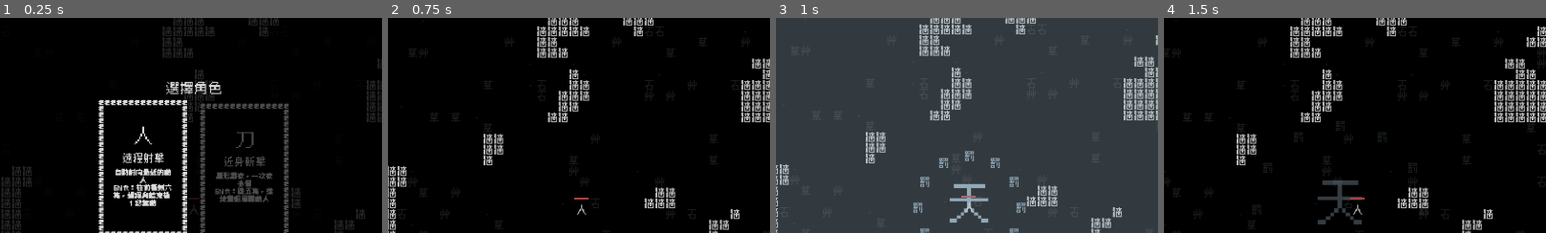
Above: before the commit, frames 1-4 (left to right).
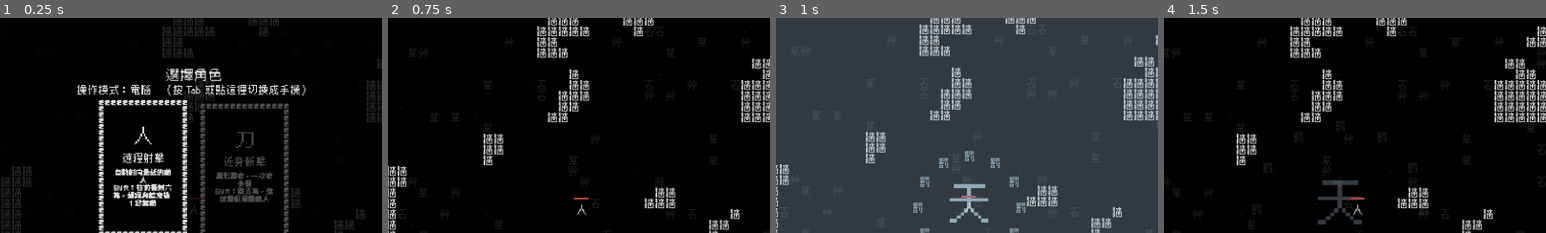
Above: after the commit, the same moments.

Repository: Scottcw1006/text-survivors
Game: Godot game, scene res://main.tscn
The game is run twice, just before and just after one commit, with the same random seed, the same clock (stepped at 60 frames per second) and the same inputs.
Inputs (mouse positions are % of the whole screen's width and height, from its top left):
- Up to frame 1 (0.25 s): no input
- Up to frame 2 (0.75 s): tap Enter at 0.5 s; move the mouse to (72, 45) at 0.52 s; hold Right (move_right) from 0.53 s (still down); tap Space (confirm) at 0.6 s
- Up to frame 3 (1 s): keep holding Right (move_right); click (72, 45) at 0.8 s
- Up to frame 4 (1.5 s): release Right (move_right) at 1.25 s; drag from (30, 55) to (45, 70) at 1.27 s
The pictures show only the part of the screen within x 25-75%, y 6-56%; the shares and areas given below are measured in that part.

The runs differ from the first frame. In frame 1, 2.5% of the frame differs, in the area x 20-80%, y 23-37%; in frame 2, nothing differs; in frame 3, nothing differs; in frame 4, nothing differs.

Commit message:
手機版操作：虛擬搖桿、技/天按鍵、點卡片，選角可切換手機/電腦模式
Co-Authored-By: Claude Opus 5.5 <noreply@anthropic.com>

Diff:
--- a/cards.gd
+++ b/cards.gd
@@ -29,6 +29,8 @@
 var cards: Array = []              # [{icon, name, sub, desc}]，sub 可以是空字串
 var cursor := 0
 var tips: Array = []               # [{name, key, desc}]，選角時才有
+var card_rects: Array[Rect2] = []  # 每張卡片畫在哪（手機點卡片用）
+var subtitle_rect := Rect2()       # 標題下那行小字的範圍（選角時點它切換操作模式）
 
 
 func show_cards(t: String, c: Array, selected: int, h: String, sub_title := "", tip_cards := []) -> void:
@@ -61,9 +63,13 @@
 	if subtitle != "":
 		_text(title, Vector2(size.x / 2.0, y0 - 100.0), 44, COLOR_ON)
 		_text(subtitle, Vector2(size.x / 2.0, y0 - 48.0), 33, COLOR_ON)
+		var sw := font.get_string_size(subtitle, HORIZONTAL_ALIGNMENT_LEFT, -1, 33).x
+		subtitle_rect = Rect2(size.x / 2.0 - sw / 2.0 - 20.0, y0 - 48.0 - 30.0, sw + 40.0, 60.0)
 	else:
+		subtitle_rect = Rect2()
 		_text(title, Vector2(size.x / 2.0, y0 - 56.0), 44, COLOR_ON)
 
+	card_rects.clear()
 	for i in n:
 		var on := cursor < 0 or i == cursor
 		var color := COLOR_ON if on else COLOR_OFF
@@ -74,6 +80,7 @@
 		var origin := Vector2(x0 + (i % per_row) * (card_w + GAP), y0 + row * (card_h + GAP) - (LIFT if lifted else 0.0))
 		var mid := origin.x + card_w / 2.0
 
+		card_rects.append(Rect2(origin, Vector2(card_w, card_h)))
 		# 卡片底色塗黑，後面的牆才不會透出來
 		draw_rect(Rect2(origin, Vector2(card_w, card_h)), Color.BLACK)
 
@@ -109,6 +116,14 @@
 	_text(hint, Vector2(size.x / 2.0, y0 + total_h + 50.0), 33, COLOR_ON)
 
 
+## 點到第幾張卡片，沒點到回傳 -1
+func card_at(pos: Vector2) -> int:
+	for i in card_rects.size():
+		if card_rects[i].grow(LIFT).has_point(pos):
+			return i
+	return -1
+
+
 ## 用一圈「框」字畫出 cols × rows 的外框
 func _frame(origin: Vector2, cols: int, rows: int, color: Color) -> void:
 	for cx in cols:
--- a/main.gd
+++ b/main.gd
@@ -267,6 +267,7 @@
 
 
 static var last_character := 0      # 重開時記得上次選的角色
+static var touch_mode := -1          # 操作模式：-1 還沒決定（開局自動偵測）、0 電腦、1 手機
 
 var state := State.SELECT
 var character := 0
@@ -354,6 +355,9 @@
 var menu: Control                  # 選角 / 升級 / 結束畫面共用
 var menu_label: Label
 var level_cards: UpgradeCards       # 升級卡片畫面
+var touch: TouchControls            # 手機觸控（虛擬搖桿、技/天按鍵）
+var is_touch := false               # 有觸控螢幕就開手機操作
+var rotate_hint: ColorRect          # 手機直拿時的「請轉橫」提示
 
 
 func _ready() -> void:
@@ -482,6 +486,7 @@
 		"move_down": [KEY_DOWN, KEY_S],
 		"skill": [KEY_SHIFT],
 		"confirm": [KEY_SPACE, KEY_ENTER, KEY_KP_ENTER],  # 選單確定：Space 左手就按得到，Enter 也可以
+		"toggle_mode": [KEY_TAB],    # 選角畫面切換手機／電腦操作
 	}
 	for action: String in keys:
 		if InputMap.has_action(action):
@@ -501,6 +506,8 @@
 # ---------- 選角 ----------
 
 func _process_select() -> void:
+	if Input.is_action_just_pressed("toggle_mode"):
+		toggle_touch_mode()
 	var step := 0
 	if Input.is_action_just_pressed("move_left"):
 		step = -1
@@ -523,9 +530,23 @@
 func _show_select() -> void:
 	var cards := []
 	for c: Dictionary in CHARACTERS:
-		cards.append({"icon": c.glyph, "name": c.name, "sub": "", "desc": c.desc})
-	level_cards.show_cards("選擇角色", cards, character, "A D / ←→ 選擇　Space / Enter 開始", "", TUTORIAL_TIPS)
-
+		var desc: String = c.desc.replace("Shift", "技") if is_touch else c.desc
+		cards.append({"icon": c.glyph, "name": c.name, "sub": "", "desc": desc})
+	if is_touch:
+		level_cards.show_cards("選擇角色", cards, character, "點卡片選擇，再點一次開始",
+				"操作模式：手機　（點這裡切換成電腦）", TUTORIAL_TIPS_TOUCH)
+	else:
+		level_cards.show_cards("選擇角色", cards, character, "A D / ←→ 選擇　Space / Enter 開始",
+				"操作模式：電腦　（按 Tab 或點這裡切換成手機）", TUTORIAL_TIPS)
+
+
+## 選角畫面下面的操作教學（手機版）
+const TUTORIAL_TIPS_TOUCH := [
+	{"name": "移動", "key": "拖曳螢幕", "desc": "手指按住往哪拖就往哪走，攻擊全自動"},
+	{"name": "技能", "key": "右下「技」", "desc": "人衝刺、刀跳躍，都會無敵。存兩次，5 秒回一次"},
+	{"name": "天罰", "key": "右下「天」", "desc": "一局只能用一次，清空全地圖的小兵"},
+	{"name": "選卡片", "key": "點卡片", "desc": "點一下選擇，再點一次選好的卡片確定"},
+]
 
 ## 選角畫面下面的操作教學
 const TUTORIAL_TIPS := [
@@ -536,10 +557,57 @@
 ]
 
 
+func _check_orientation() -> void:
+	var win := DisplayServer.window_get_size()
+	rotate_hint.visible = is_touch and win.y > win.x
+
+
+## 卡片畫面下面的操作提示
+func _pick_hint() -> String:
+	return "點卡片選擇，再點一次確定" if is_touch else "A D / ←→ 選擇　Space / Enter 確定"
+
+
+## 選角畫面切換手機／電腦操作，重開後也會記得
+func toggle_touch_mode() -> void:
+	is_touch = not is_touch
+	touch_mode = 1 if is_touch else 0
+	hud_key_skill.visible = not is_touch
+	hud_key_smite.visible = not is_touch
+	if rotate_hint != null:
+		_check_orientation()
+	_show_select()
+
+
+func is_playing() -> bool:
+	return state == State.PLAYING
+
+
+## 手機點了第 i 張卡片（還沒確定，只是選它）
+func touch_select(i: int) -> void:
+	match state:
+		State.SELECT:
+			character = i
+			player.set_text(CHARACTERS[character].glyph)
+			_show_select()
+		State.LEVEL_UP:
+			upgrade_cursor = i
+			_show_level_up()
+		State.POWER_UP:
+			power_cursor = i
+			_show_power_up()
+
+
 # ---------- 玩家 ----------
 
+## 移動方向：鍵盤，或手機的虛擬搖桿
+func _input_dir() -> Vector2:
+	if touch != null and touch.move != Vector2.ZERO:
+		return touch.move
+	return Input.get_vector("move_left", "move_right", "move_up", "move_down")
+
+
 func _move_player(delta: float) -> void:
-	var dir := Input.get_vector("move_left", "move_right", "move_up", "move_down")
+	var dir := _input_dir()
 	if dir != Vector2.ZERO:
 		facing_dir = dir.normalized()
 	player.position = terrain.slide(player.position, dir * player_speed * delta, PLAYER_RADIUS)
@@ -609,7 +677,7 @@
 
 
 func _start_skill() -> void:
-	var dir := Input.get_vector("move_left", "move_right", "move_up", "move_down")
+	var dir := _input_dir()
 	if dir != Vector2.ZERO:
 		facing_dir = dir.normalized()
 	skill_from = player.position
@@ -1584,7 +1652,7 @@
 		var info: Dictionary = POWER_INFO[who][line]
 		var lv := _line_level(line)
 		cards.append({"icon": line, "name": info.name, "sub": "Lv %d→%d" % [lv, lv + 1], "desc": info.desc[lv + 1]})
-	level_cards.show_cards("寶箱！選一個強化", cards, power_cursor, "A D / ←→ 選擇　Space / Enter 確定")
+	level_cards.show_cards("寶箱！選一個強化", cards, power_cursor, _pick_hint())
 
 
 func _process_power_up() -> void:
@@ -1712,7 +1780,7 @@
 	for u: Dictionary in upgrade_choices:
 		var lv: int = upgrade_levels.get(u.id, 0)
 		cards.append({"icon": u.icon, "name": u.name, "sub": "Lv %d→%d" % [lv, lv + 1], "desc": u.desc})
-	level_cards.show_cards("升級！　級 %d" % level, cards, upgrade_cursor, "A D / ←→ 選擇　Space / Enter 確定")
+	level_cards.show_cards("升級！　級 %d" % level, cards, upgrade_cursor, _pick_hint())
 
 
 func _process_level_up() -> void:
@@ -1902,12 +1970,44 @@
 	menu_label.add_theme_stylebox_override("normal", StyleBoxEmpty.new())
 	center.add_child(menu_label)
 
+	# 手機觸控：畫在 HUD 上、卡片底下
+	# 第一次開：有觸控螢幕就預設手機模式；之後用選角畫面選的
+	if touch_mode < 0:
+		var detected := DisplayServer.is_touchscreen_available() or "--touch" in OS.get_cmdline_user_args()
+		touch_mode = 1 if detected else 0
+	is_touch = touch_mode == 1
+	touch = TouchControls.new()
+	touch.main = self
+	touch.font = font
+	touch.set_anchors_and_offsets_preset(Control.PRESET_FULL_RECT)
+	touch.mouse_filter = Control.MOUSE_FILTER_IGNORE
+	root.add_child(touch)
+	if is_touch:
+		hud_key_skill.visible = false   # 手機上有虛擬按鍵，不用寫鍵盤的鍵
+		hud_key_smite.visible = false
+
 	level_cards = UpgradeCards.new()
 	level_cards.font = font
 	level_cards.set_anchors_and_offsets_preset(Control.PRESET_FULL_RECT)
 	level_cards.mouse_filter = Control.MOUSE_FILTER_IGNORE
 	level_cards.visible = false
 	root.add_child(level_cards)
+
+	# 手機模式直拿時畫面太小：蓋一層提示請轉橫（放最上面，連卡片都蓋住）
+	rotate_hint = ColorRect.new()
+	rotate_hint.color = Color(0, 0, 0, 0.9)
+	rotate_hint.set_anchors_and_offsets_preset(Control.PRESET_FULL_RECT)
+	rotate_hint.mouse_filter = Control.MOUSE_FILTER_IGNORE
+	var msg := Label.new()
+	msg.text = "請把手機轉橫"
+	msg.add_theme_font_size_override("font_size", 165)
+	msg.set_anchors_and_offsets_preset(Control.PRESET_FULL_RECT)
+	msg.horizontal_alignment = HORIZONTAL_ALIGNMENT_CENTER
+	msg.vertical_alignment = VERTICAL_ALIGNMENT_CENTER
+	rotate_hint.add_child(msg)
+	root.add_child(rotate_hint)
+	get_viewport().size_changed.connect(_check_orientation)
+	_check_orientation()
 
 
 func _show_menu(text: String) -> void:
@@ -1927,6 +2027,8 @@
 	hud_key_smite.position.x = 24 + Glyph.font.get_string_size(before, HORIZONTAL_ALIGNMENT_LEFT, -1, 33).x
 	if player_bar != null:
 		player_bar.queue_redraw()
+	if touch != null and is_touch:
+		touch.refresh()
 	hud_power.text = "彈 Lv%d　刀 Lv%d" % [bullet_lv, blade_lv]
 	if final_phase:
 		var counts := {}
@@ -1950,7 +2052,7 @@
 		title = "你倒下了"
 		player.set_text("亡")
 	var stats := "存活 %s　級 %d　擊倒 %d　金 %d" % [_fmt_time(elapsed), level, kills, gold]
-	level_cards.show_cards(title, _final_level_cards(), -1, "按 Space / Enter 再來一局", stats)
+	level_cards.show_cards(title, _final_level_cards(), -1, "點畫面再來一局" if is_touch else "按 Space / Enter 再來一局", stats)
 
 
 ## 結算畫面的卡片：兩條強化線，加上每一個升過的金升級
--- a/project.godot
+++ b/project.godot
@@ -13,6 +13,10 @@
 window/size/viewport_height=1440
 window/stretch/mode="canvas_items"
 
+[input_devices]
+
+pointing/emulate_mouse_from_touch=false
+
 [rendering]
 
 2d/snap/snap_2d_transforms_to_pixel=true
--- /dev/null
+++ b/touch_controls.gd
@@ -0,0 +1,169 @@
+class_name TouchControls
+extends Control
+## 手機觸控操作（選角時選「手機」模式才有虛擬搖桿和按鍵）：
+## - 遊戲中：手指在螢幕上拖曳 = 虛擬搖桿（從按下的地方開始算方向）
+## - 右下角兩顆虛擬按鍵：「技」= Shift，「天」= 滑鼠左鍵
+## - 選單：點卡片選它，再點一次已選的卡片 = 確定；結算畫面點任何地方 = 再來一局
+##   （選單用滑鼠點也可以，電腦模式也能用）
+## 按鍵都是送出 InputEventAction，所以遊戲邏輯跟鍵盤共用同一套。
+
+const STICK_RADIUS := 140.0        # 搖桿拖多遠算全速
+const STICK_DEAD := 0.15           # 太小的晃動不算
+const SKILL_RADIUS := 130.0
+const SMITE_RADIUS := 100.0
+const COLOR_LINE := Color(1, 1, 1, 0.35)
+const COLOR_GLYPH := Color(1, 1, 1, 0.8)
+const COLOR_OFF := Color(1, 1, 1, 0.2)
+const MOUSE_FINGER := -100         # 滑鼠當成一根編號特別的手指
+
+var main: Node                     # main.gd，用來問現在的狀態
+var font: Font
+var move := Vector2.ZERO           # 搖桿方向，長度 0~1
+
+var _stick_finger := -1
+var _stick_origin := Vector2.ZERO
+var _stick_pos := Vector2.ZERO
+var _button_fingers := {}          # 手指 index -> 它按下的 action（放開時要放掉同一個）
+
+
+func skill_center() -> Vector2:
+	return Vector2(size.x - 200.0, size.y - 200.0)
+
+
+func smite_center() -> Vector2:
+	return Vector2(size.x - 470.0, size.y - 130.0)
+
+
+func _input(event: InputEvent) -> void:
+	if not visible:
+		return
+	if event is InputEventScreenTouch:
+		var t := event as InputEventScreenTouch
+		if t.pressed:
+			_touch_down(t.index, t.position)
+		else:
+			_touch_up(t.index)
+	elif event is InputEventMouseButton:
+		# 滑鼠只用來點選單；遊戲中左鍵是天罰，交給原本的按鍵設定
+		var m := event as InputEventMouseButton
+		if m.button_index != MOUSE_BUTTON_LEFT:
+			return
+		if m.pressed and not main.is_playing():
+			_menu_tap(MOUSE_FINGER, m.position)
+		elif not m.pressed:
+			_touch_up(MOUSE_FINGER)
+	elif event is InputEventScreenDrag:
+		var d := event as InputEventScreenDrag
+		if d.index == _stick_finger:
+			_stick_pos = d.position
+			_update_stick()
+
+
+func _touch_down(finger: int, pos: Vector2) -> void:
+	if not main.is_playing():
+		_menu_tap(finger, pos)
+		return
+	if main.is_touch:
+		if pos.distance_to(skill_center()) < SKILL_RADIUS * 1.2:
+			_press(finger, "skill")
+		elif pos.distance_to(smite_center()) < SMITE_RADIUS * 1.2:
+			_press(finger, "smite")
+		elif _stick_finger < 0:
+			_stick_finger = finger
+			_stick_origin = pos
+			_stick_pos = pos
+			_update_stick()
+
+
+func _menu_tap(finger: int, pos: Vector2) -> void:
+	var cards: UpgradeCards = main.level_cards
+	if not cards.visible:
+		return
+	# 選角畫面：點「操作模式」那行切換手機／電腦
+	if main.state == main.State.SELECT and cards.subtitle_rect.has_point(pos):
+		main.toggle_touch_mode()
+		return
+	if cards.cursor < 0:
+		_press(finger, "confirm")          # 結算畫面：點哪裡都是再來一局
+		return
+	var i := cards.card_at(pos)
+	if i < 0:
+		return
+	if i == cards.cursor:
+		_press(finger, "confirm")
+	else:
+		main.touch_select(i)
+
+
+func _touch_up(finger: int) -> void:
+	if finger == _stick_finger:
+		_stick_finger = -1
+		move = Vector2.ZERO
+		queue_redraw()
+	if _button_fingers.has(finger):
+		_send(_button_fingers[finger], false)
+		_button_fingers.erase(finger)
+		queue_redraw()
+
+
+func _press(finger: int, action: String) -> void:
+	_button_fingers[finger] = action
+	_send(action, true)
+	queue_redraw()
+
+
+func _send(action: String, pressed: bool) -> void:
+	var ev := InputEventAction.new()
+	ev.action = action
+	ev.pressed = pressed
+	Input.parse_input_event(ev)
+
+
+func _update_stick() -> void:
+	var v := (_stick_pos - _stick_origin) / STICK_RADIUS
+	if v.length() > 1.0:
+		v = v.normalized()
+	move = v if v.length() > STICK_DEAD else Vector2.ZERO
+	queue_redraw()
+
+
+## 遊戲狀態改變（技能次數、天罰用掉、切換選單）時由 main 叫一次
+func refresh() -> void:
+	if not main.is_playing():
+		_stick_finger = -1
+		move = Vector2.ZERO
+	queue_redraw()
+
+
+func _draw() -> void:
+	if not main.is_playing() or not main.is_touch:
+		return
+
+	# 搖桿：按下的地方畫一圈，手指的位置畫一個點
+	if _stick_finger >= 0:
+		draw_arc(_stick_origin, STICK_RADIUS, 0.0, TAU, 48, COLOR_LINE, 4.0)
+		var knob := _stick_origin + move * STICK_RADIUS
+		draw_circle(knob, 36.0, Color(1, 1, 1, 0.25))
+
+	# 技：裡面寫剩幾次
+	var charges: int = main.skill_charges
+	var skill_on := charges > 0
+	_button(skill_center(), SKILL_RADIUS, "技", skill_on, "skill")
+	_text("●".repeat(charges) + "○".repeat(main.SKILL_MAX_CHARGES - charges),
+			skill_center() + Vector2(0, 66), 33, COLOR_GLYPH if skill_on else COLOR_OFF)
+	# 天：用掉就變暗
+	_button(smite_center(), SMITE_RADIUS, "天", not main.smite_used, "smite")
+
+
+func _button(center: Vector2, r: float, glyph: String, on: bool, action: String) -> void:
+	var held := _button_fingers.values().has(action)
+	if held:
+		draw_circle(center, r, Color(1, 1, 1, 0.15))
+	draw_arc(center, r, 0.0, TAU, 64, COLOR_LINE if on else COLOR_OFF, 4.0)
+	_text(glyph, center, 66, COLOR_GLYPH if on else COLOR_OFF)
+
+
+func _text(text: String, center: Vector2, font_size: int, color: Color) -> void:
+	var w := font.get_string_size(text, HORIZONTAL_ALIGNMENT_LEFT, -1, font_size).x
+	var y := center.y + font.get_ascent(font_size) - font.get_height(font_size) / 2.0
+	draw_string(font, Vector2(center.x - w / 2.0, y), text, HORIZONTAL_ALIGNMENT_LEFT, -1, font_size, color)
Not shown, added: touch_controls.gd.uid
Not shown, changed: docs/index.pck
